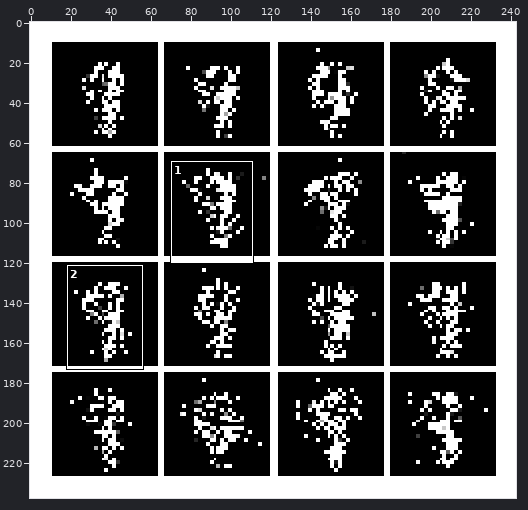
A sprite sheet gets an edit: Vanillia_GANs/out/007.png. Above, an overview of the earlier version with the close-up marked.
Close-up. Before the edit:
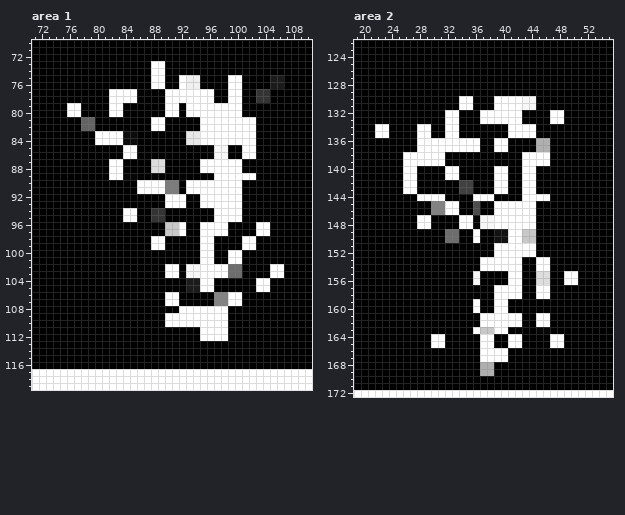
The file is 243x238 pixels. Colours within 5 levels of each other are drawn and written as one. Shown: area 1: x 71..110, y 70..119; area 2: x 19..55, y 122..172. The commit also changed other parts of the picture, which this record leaves out.
The result:
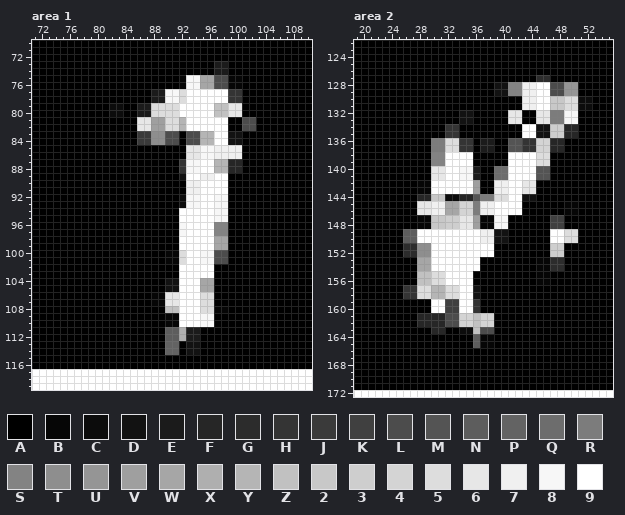
Palette (. is transparent): A #000000  B #060606  C #0c0c0c  D #121212  E #1b1b1b  F #262626  G #2c2c2c  H #343434  J #3a3a3a  K #404040  L #4c4c4c  M #545454  N #5d5d5d  P #636363  Q #6d6d6d  R #7c7c7c  S #838383  T #8e8e8e  U #959595  V #9f9f9f  W #a6a6a6  X #afafaf  Y #b5b5b5  Z #c1c1c1  2 #c8c8c8  3 #cecece  4 #d4d4d4  5 #dddddd  6 #e7e7e7  7 #f0f0f0  8 #f7f7f7  9 #ffffff
What changed:
Changed rows in their new state; - is an unchanged pixel.
Area 1:
first column x 76:
 73 ------------AA-------EE--------
 74 ------------AA-------EE--------
 75 ------------AA--B88WWLLBB----AA
 76 ------------AA--B88WWLLBB----AA
 77 ------AAAA--EE885----99HH--AA--
 78 ------AAAA--EE885----99HH--AA--
 79 AA----CC--EE55559----ZZ66------
 80 AA----CC--EE55559----ZZ66------
 81 --AA------66VV55Y99----AALL----
 82 --AA------66VV55Y99----AALL----
 83 ----AAAAAAJJTTLL-LLYY--DDAA----
 84 ----AAAAAAJJTTLL-LLYY--DDAA----
 85 --------AA-------66887777AA----
 86 --------AA-------66887777AA----
 87 ------AA----AA--H88--YYFF------
 88 ------AA----AA--H88--YYFF------
 89 ------AAAA------D9977--AAAA----
 90 ----------AAAAAA-77----AA------
 91 ----------AAAAAA-77----AA------
 92 --------------AAC88--88AA------
 93 --------------AAC88--88AA------
 94 --------AA--AA--9999988AA------
 95 --------AA--AA--9999988AA------
 96 --------------AA899--SS----AA--
 97 --------------AA899--SS----AA--
 98 ------------AA--999--WW--AA----
 99 ------------AA--999--WW--AA----
100 --------------BB59988LLAA------
101 --------------BB59988LLAA------
102 --------------AA999--AAAA----AA
103 --------------AA999--AAAA----AA
104 --------------DD999WW------AA--
105 --------------DD999WW------AA--
106 ------------BB6699955AAAA------
107 ------------BB6699955AAAA------
108 --------------ZZ---55BB--------
109 --------------BB---88AA--------
110 --------------BB---88AA--------
111 --------------NNXEEAAAA--------
112 --------------NNXEEAAAA--------
113 --------------PP-DD------------
114 --------------PP-DD------------
Area 2:
first column x 22:
127 -----------------------GG------
128 -----------------DDSS7799LLUU--
129 -----------------DDSS7799LLUU--
130 ------------AA---AAAA77992255CC
131 ------------AA---AAAA77992255CC
132 ----------AADD-AAAA66--66RR88--
133 ----------AADD-AAAA66--66RR88--
134 AA----AA--HH-------AA--DD33FF--
135 AA----AA--HH-------AA--DD33FF--
136 ------AARR55HHAEEAAMMHH44FF----
137 ------AARR55HHAEEAAMMHH44FF----
138 ----AAAASS9999-----99--55------
139 ----AAAASS9999-----99--55------
140 ----AA--66--88E--QQ99--MM------
141 ----AA--66--88E--QQ99--MM------
142 ----AABB999999V--779966--------
143 ----AABB999999V--779966--------
144 ------FF22CCFFMRR5599DDAA------
145 ------6677WW44R77----AA----BB--
146 ------6677WW44R77----AA----BB--
147 ------BB223366VBB88AAAA--KK----
148 ------BB223366VBB88AAAA--KK----
149 ----NN99999999-77--AAAA--9955--
150 ----NN99999999-77--AAAA--9955--
151 ----GGTT999999999AAAAAA--33----
152 ----GGTT999999999AAAAAA--33----
153 ------WW9999999AAAAAA--BBGG----
154 ------WW9999999AAAAAA--BBGG----
155 ------ZZ559999A----AA--BB--AA--
156 ------ZZ559999A----AA--BB--AA--
157 ----HH55YY5599D--AAAA--AA------
158 ----HH55YY5599D--AAAA--AA------
159 --------99KK99H--AA------------
160 --------99KK99H--AA------------
161 ------FFFFLL44Z44AAAA--AA------
162 ------FFFFLL44Z44AAAA--AA------
163 --------FF--CCZLLAA----AA------
164 --------AA----NBB--AA----AA----
165 --------AA----NBB--AA----AA----
166 ---------------AAAA------------
167 ---------------AAAA------------
168 ---------------AA--------------
169 ---------------AA--------------
Pixel boxes of the changes (left, top, right, bottom) in both close-ups:
changed: (67, 61, 284, 355)
changed: (375, 75, 592, 376)
